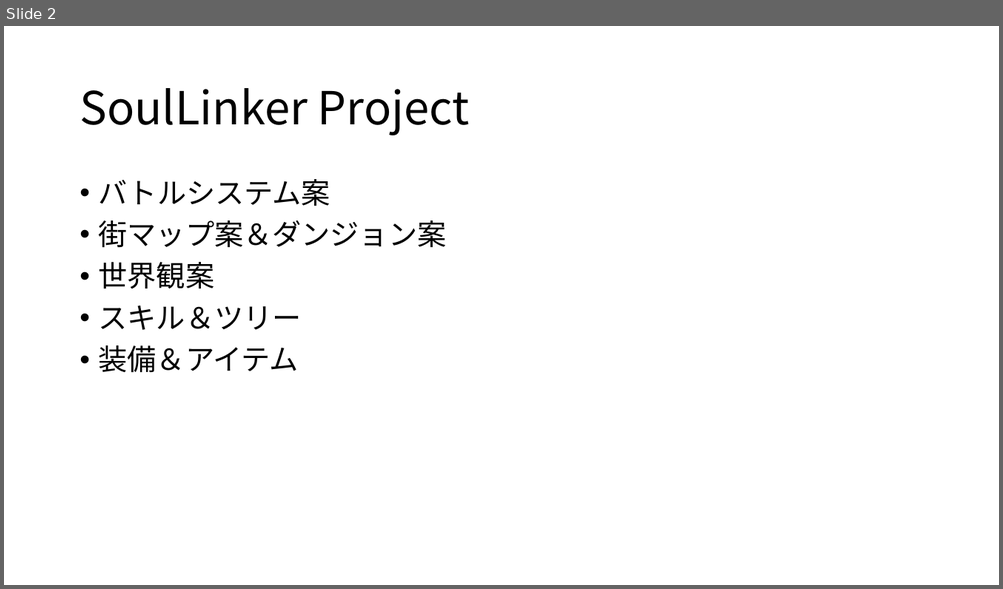
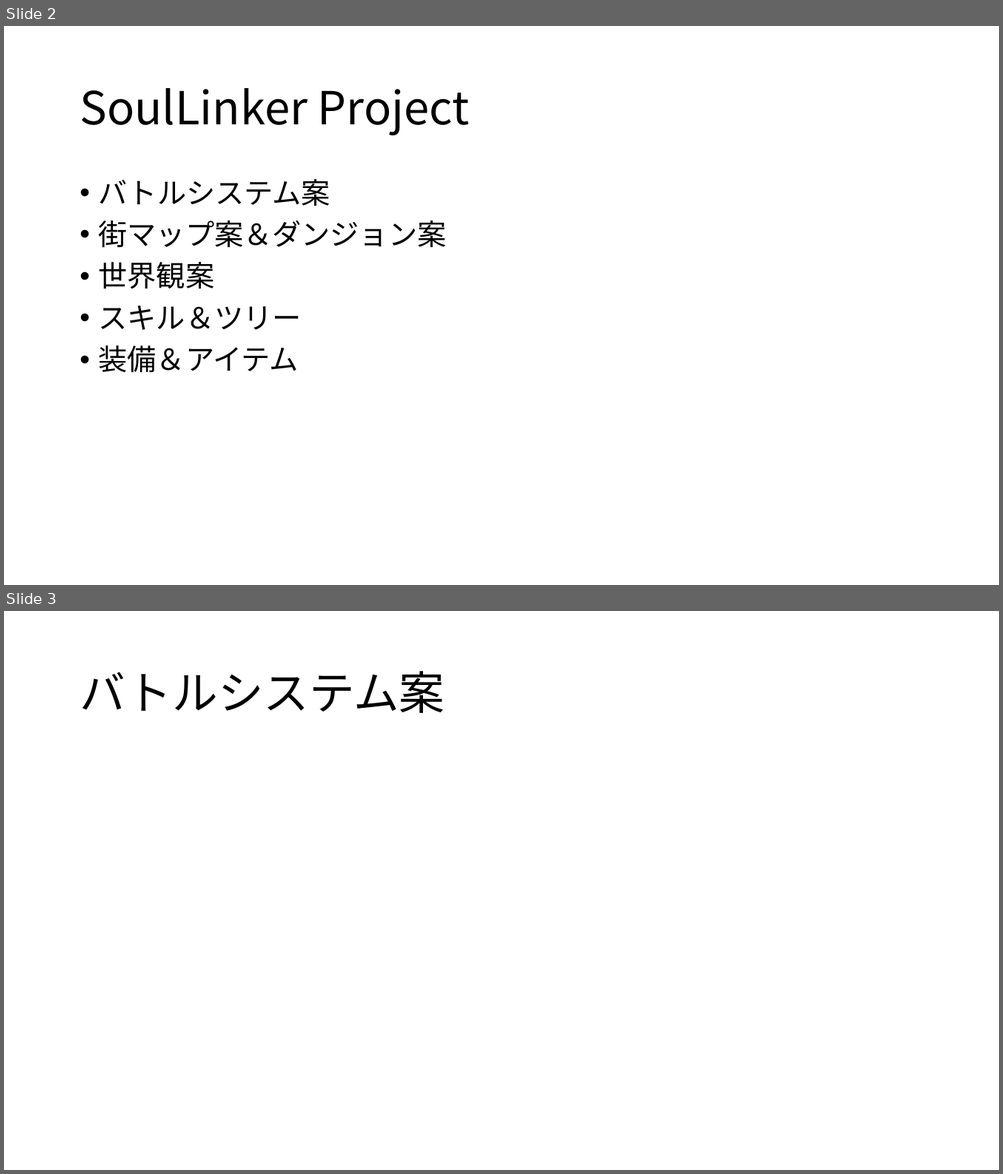
Before and after one commit to Mahiro-Motohashi-0328/SoulLinker, a slide deck: RPG企画案.pptx. Shown one above the other, each under a label of ours: slide 2 before the commit, slides 2 and 3 after it. The pictures are 1003x589 and 1003x1174 pixels, drawn with LibreOffice and Linux fonts; fonts in the diff are those of the drawing. Boxes give left, top, right and bottom in pixels: in the first picture for what was removed or moved away, otherwise in the second. Text is boxed around its words. In the diff, an @@ line names an element or a change of style, - is before the commit and + after.

```diff
--- a/RPG企画案.pptx
+++ b/RPG企画案.pptx
@@ slide 3 added at (4,611,999,1170), background #FFFFFF @@
@@ title added at (79,671,444,713), 44 pt, text #000000 @@
+バトルシステム案
```
Also in this commit, not shown: 2 other files.
